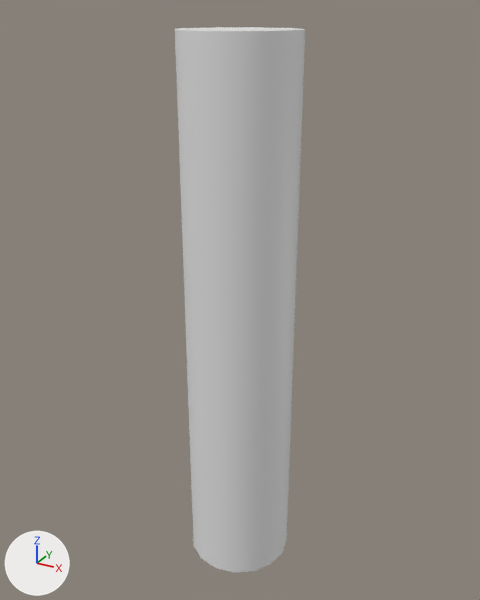
The FBX model Tools/UnrealMapExporter/ExportedMeshes/Cylinder_AEB977A3.fbx: old version first, new version second.
The view is the same before and after, from a 50 mm camera at (5.3, -9.61, 10.3) aimed at (-0.08, 0.16, 5.41). The lights are fixed; the arrows at lower left show +X, +Y and +Z. The older version comes first. Where no turn or scale is listed for an object, it has been applied to the vertices.

The scene before the commit, as lines of its bpy script (objects in view):
```python
mat_worldgridmaterial = principled_material('WorldGridMaterial')
mat_worldgridmaterial.base_color = (0.8, 0.8, 0.8)  # white #e7e7e7
mat_worldgridmaterial.roughness = 0.553
me_cylinder_aeb977a3 = bpy.data.meshes.new('Cylinder_AEB977A3')
me_cylinder_aeb977a3.from_pydata(...)  # a 16-sided cylinder along z spanning x -1.0..1.0, y -1.0..1.0, z 0.0..10.0
me_cylinder_aeb977a3.materials.append(mat_worldgridmaterial)  # white #e7e7e7
ob_cylinder_aeb977a3 = bpy.data.objects.new('Cylinder_AEB977A3', me_cylinder_aeb977a3)
ob_cylinder_aeb977a3.location = (0.0, 0.0, 0.0)
```
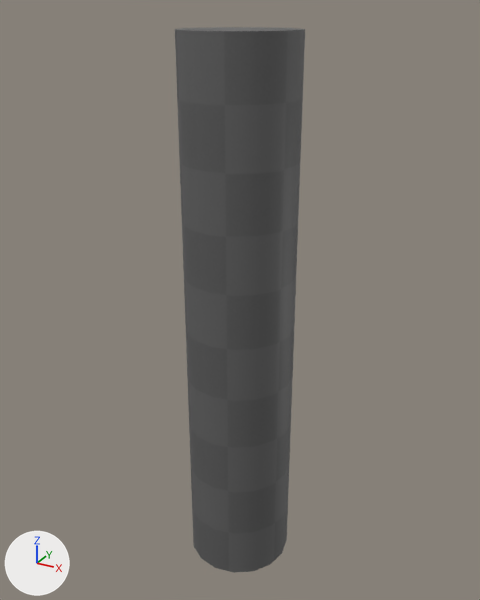
Changed parts and their boxes [x1, y1, x2, y2] in the pictures (480 x 600 px):
'Cylinder_AEB977A3', surface changed (white to grey)
    both: [175, 27, 305, 573]

Patch to the scene script:
```diff
--- a/Tools/UnrealMapExporter/ExportedMeshes/Cylinder_AEB977A3.fbx.py
+++ b/Tools/UnrealMapExporter/ExportedMeshes/Cylinder_AEB977A3.fbx.py
@@ img_worldgridmaterial_basecolor_0_png @@
+img_worldgridmaterial_basecolor_0_png = load_image('WorldGridMaterial_BaseColor_0.png', 'WorldGridMaterial_BaseColor_0.png', 512, 512, 'sRGB')
@@ img_worldgridmaterial_normal_0_png @@
+img_worldgridmaterial_normal_0_png = load_image('WorldGridMaterial_Normal_0.png', 'WorldGridMaterial_Normal_0.png', 256, 256, 'Non-Color')
@@ mat_worldgridmaterial @@
 n0 = _N.new('ShaderNodeBsdfPrincipled'); n0.name = 'Principled BSDF'
 n1 = _N.new('ShaderNodeOutputMaterial'); n1.name = 'Material Output'
+n2 = _N.new('ShaderNodeTexImage'); n2.name = 'Image Texture'
+n2.image = img_worldgridmaterial_basecolor_0_png
+n3 = _N.new('ShaderNodeTexImage'); n3.name = 'Image Texture.001'
+n3.image = img_worldgridmaterial_normal_0_png
+n4 = _N.new('ShaderNodeNormalMap'); n4.name = 'Normal Map'
 _L.new(n0.outputs[0], n1.inputs[0])  # 'BSDF' to 'Surface'
+_L.new(n2.outputs[0], n0.inputs[0])  # 'Color' to 'Base Color'
+_L.new(n2.outputs[1], n0.inputs[4])  # 'Alpha' to 'Alpha'
+_L.new(n3.outputs[0], n4.inputs[1])  # 'Color' to 'Color'
+_L.new(n4.outputs[0], n0.inputs[5])  # 'Normal' to 'Normal'
```
